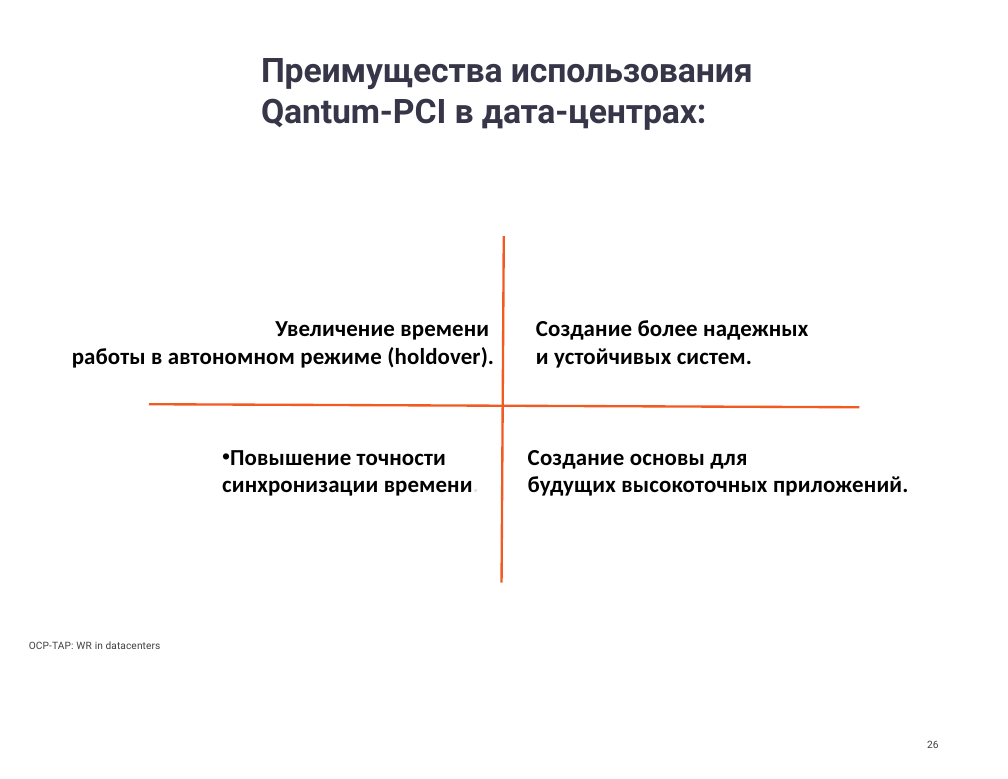
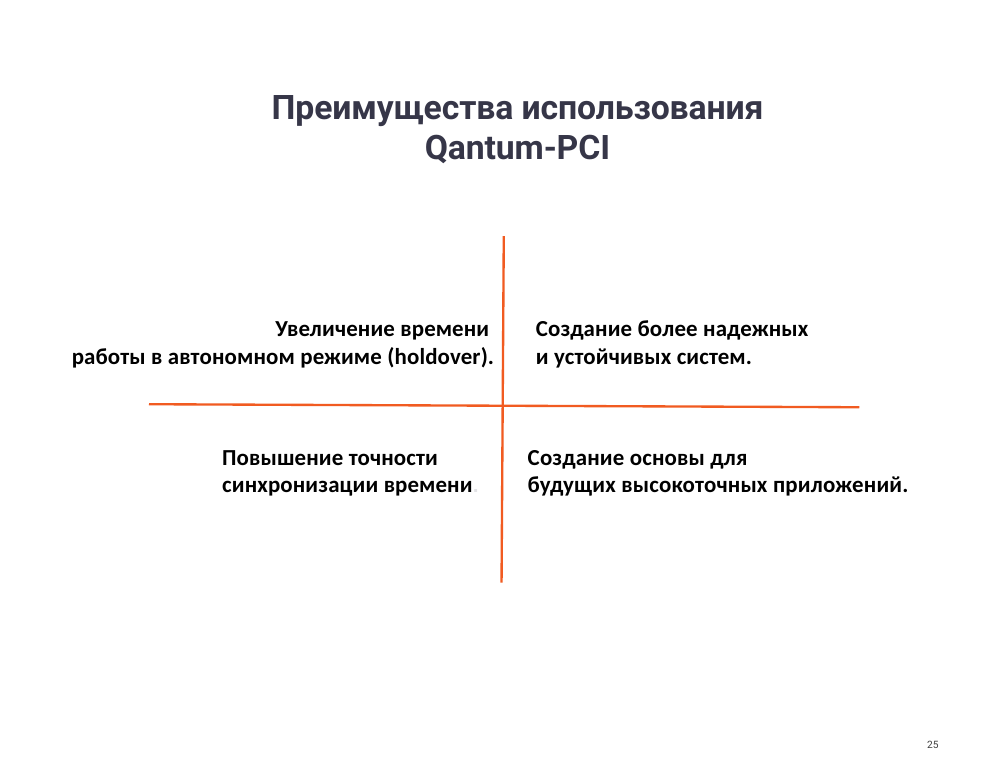
Before and after one commit to SiwaNetwork/QUANTUM, a slide deck: slide 25 of Time-Card/ДОКУМЕНТЫ/МАТЕРИАЛ СТАТЬИ/Применение в датацентрах и приложениях.pptx (slide 26 before the commit). Drawn at 1008x779 pixels with LibreOffice and Linux fonts; fonts in the diff are those of the drawing. Boxes give left, top, right and bottom in pixels: in the first picture for what was removed or moved away, otherwise in the second. Text is boxed around its words. In the diff, an @@ line names an element or a change of style, - is before the commit and + after.

```diff
--- a/Time-Card/ДОКУМЕНТЫ/МАТЕРИАЛ СТАТЬИ/Применение в датацентрах и приложениях.pptx
+++ b/Time-Card/ДОКУМЕНТЫ/МАТЕРИАЛ СТАТЬИ/Применение в датацентрах и приложениях.pptx
@@ text at [272, 95, 764, 163]: text changed @@
-Преимущества использования Qantum-PCI в дата-центрах:
+Преимущества использования Qantum-PCI
@@ text at [222, 450, 438, 465]: bullet • to none @@
@@ text removed at [29, 641, 161, 649] @@
-OCP-TAP: WR in datacenters
```
Also in this commit, not shown: 22 other slides changed, 1 slide removed, 4 other files.
